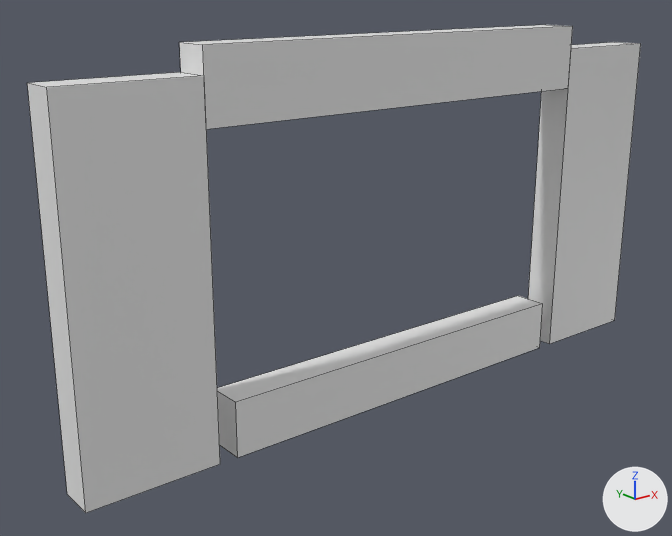
Before and after pictures for a commit that changed the OBJ model assets/models/ship/interior/forward_bulkhead_tapered.obj.
Rendered twice from a 50 mm camera at (-3.35, -3.63, 1.36) aimed at (-0.31, 0.17, -0.16). Arrows for +X, +Y and +Z are at lower right; the lights stay in place. The picture after the commit comes second. Mesh edges are drawn as thin lines. Where no turn or scale is listed for an object, it has been applied to the vertices.

The first picture shows 'forward_bulkhead_tapered'.
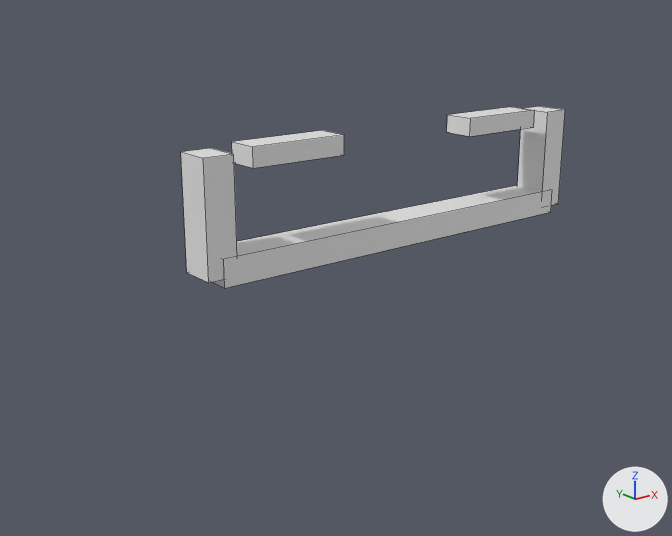
What differs and where, as boxes (x1, y1, x2, y2) in the pictures (672 x 536 px):
'forward_bulkhead_tapered', reshaped (37% narrower, 63% shorter): before (27, 25, 641, 513); after (181, 106, 565, 288)
part 1 of me_forward_bulkhead_tapered, added: after (213, 185, 552, 288)
part 2 of me_forward_bulkhead_tapered, added: after (181, 148, 237, 283)
part 3 of me_forward_bulkhead_tapered, added: after (517, 106, 565, 205)
part 4 of me_forward_bulkhead_tapered, added: after (232, 130, 344, 168)
part 5 of me_forward_bulkhead_tapered, added: after (447, 107, 535, 136)
part 6 of me_forward_bulkhead_tapered, deleted: before (27, 72, 220, 513)
part 7 of me_forward_bulkhead_tapered, deleted: before (528, 42, 641, 344)
part 8 of me_forward_bulkhead_tapered, deleted: before (179, 25, 573, 129)
part 9 of me_forward_bulkhead_tapered, deleted: before (217, 296, 543, 458)

The change in detail:
me_forward_bulkhead_tapered is used by ob_forward_bulkhead_tapered; location (0.0, 0.0, 0.0).
me_forward_bulkhead_tapered had 32 vertices, 24 faces and spanned x -1.95..1.95, y -0.1..0.1, z -0.92..1.08.
me_forward_bulkhead_tapered now has 40 vertices, 30 faces and spans x -1.26..1.26, y -0.09..0.13, z -0.03..0.61.
me_forward_bulkhead_tapered part 1: a new loose piece, a box spanning x -1.18..1.18, y -0.09..0.13, z -0.03..0.11.
me_forward_bulkhead_tapered part 2: a new loose piece, a box spanning x -1.26..-1.1, y -0.08..0.12, z 0.01..0.59.
me_forward_bulkhead_tapered part 3: a new loose piece, a box spanning x 1.1..1.26, y -0.08..0.12, z 0.01..0.59.
me_forward_bulkhead_tapered part 4: a new loose piece, a box spanning x -0.99..-0.45, y -0.07..0.11, z 0.51..0.61.
me_forward_bulkhead_tapered part 5: a new loose piece, a box spanning x 0.45..0.99, y -0.07..0.11, z 0.51..0.61.
me_forward_bulkhead_tapered part 6: the loose piece of 8 vertices spanning x -1.95..-1.25, y -0.1..0.1, z -0.92..0.95 is deleted.
me_forward_bulkhead_tapered part 7: the loose piece of 8 vertices spanning x 1.25..1.95, y -0.1..0.1, z -0.92..0.95 is deleted.
me_forward_bulkhead_tapered part 8: the loose piece of 8 vertices spanning x -1.25..1.25, y -0.1..0.1, z 0.72..1.08 is deleted.
me_forward_bulkhead_tapered part 9: the loose piece of 8 vertices spanning x -1.15..1.15, y -0.1..0.1, z -0.92..-0.62 is deleted.
